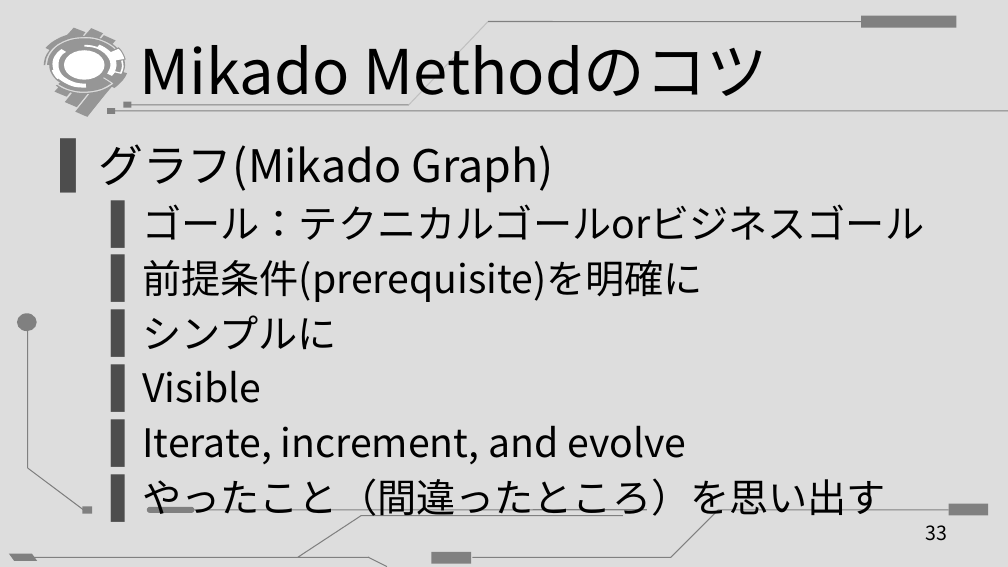
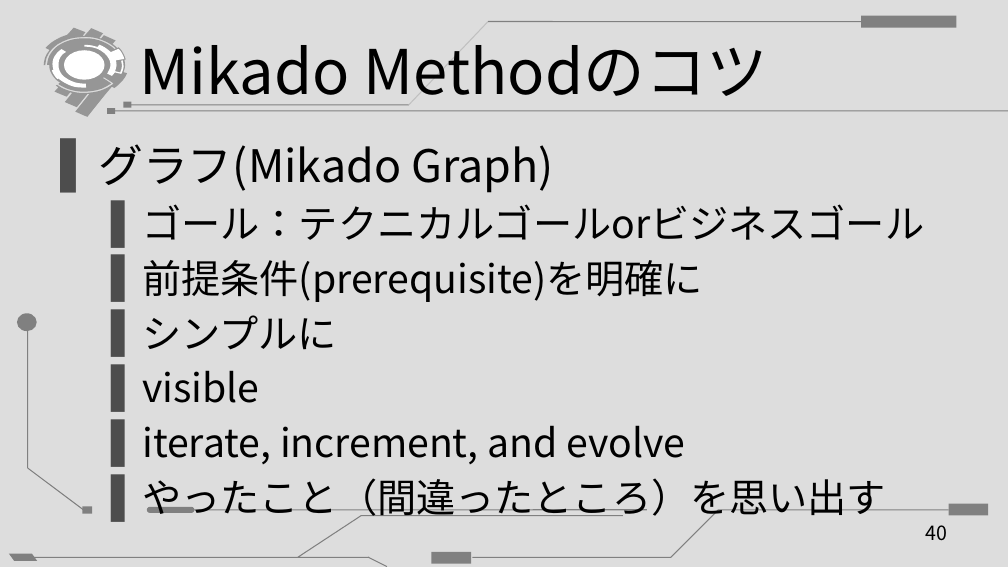
Before and after one commit to oreshio/presentation, a slide deck: slide 40 of 20150427_tefdo_MikadoMethod/201504xx_MikadoMethod.pptx (slide 33 before the commit). Drawn at 1008x567 pixels with LibreOffice and Linux fonts; fonts in the diff are those of the drawing. Boxes give left, top, right and bottom in pixels: in the first picture for what was removed or moved away, otherwise in the second. Text is boxed around its words. In the diff, an @@ line names an element or a change of style, - is before the commit and + after.

```diff
--- a/20150427_tefdo_MikadoMethod/201504xx_MikadoMethod.pptx
+++ b/20150427_tefdo_MikadoMethod/201504xx_MikadoMethod.pptx
@@ text at <box>142,370,686,464</box>: text changed @@
-  ▌ Visible
-  ▌ Iterate, increment, and evolve
+  ▌ visible
+  ▌ iterate, increment, and evolve
@@ page number at <box>926,525,948,541</box>: text changed @@
-33
+40
```
Also in this commit, not shown: 9 other slides changed, 7 slides added.
